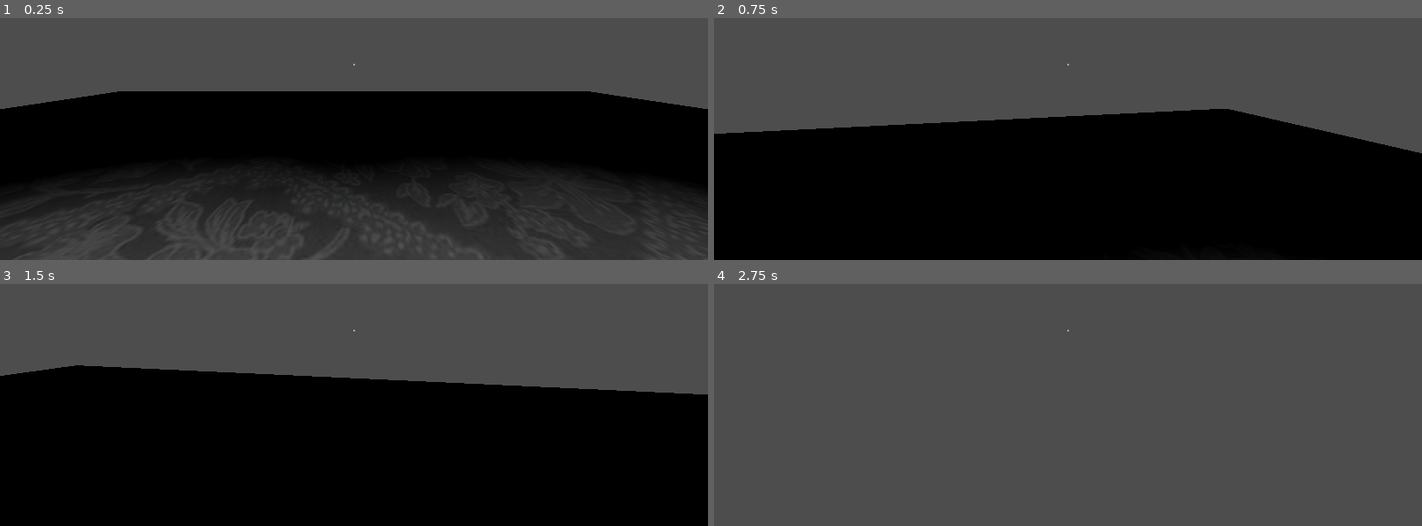
Above: before the commit, frames 1-4 (two rows, left to right).
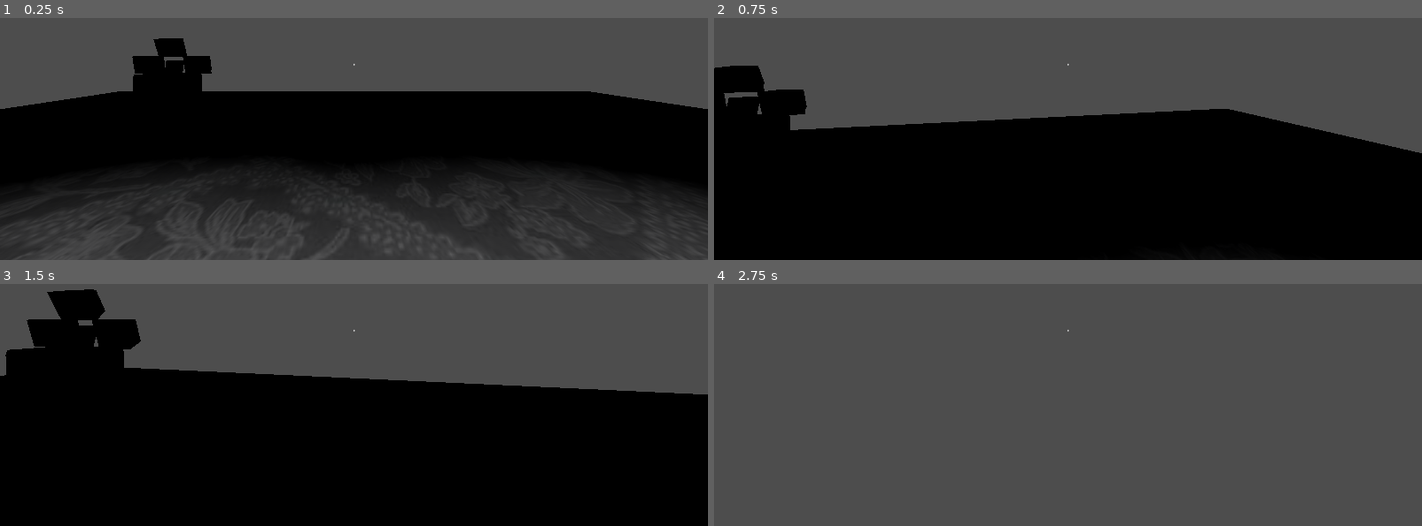
Above: after the commit, the same moments.

Repository: Narvaal/gameJAM
Game: Godot game, scene res://scenes/world.tscn
Two runs of this game, one before a commit and one after it. Both use one fixed random seed, a clock stepped at 60 frames per second and the inputs below. This scene is started directly instead of the project's main scene. The engine's default icon, where the game draws it, is replaced by a stand-in: a white triangle on a blue panel in a dark square.
Inputs (mouse positions are in pixels of both pictures, inside the frame that each line leads up to):
- Up to frame 1 (0.25 s): no input
- Up to frame 2 (0.75 s): tap Enter (ui_accept) at 0.5 s; move the mouse to (1103, 59) at 0.52 s; hold Up (ui_up) from 0.53 s (still down); tap E (interact) at 0.6 s
- Up to frame 3 (1.5 s): keep holding Up (ui_up); tap Enter (ui_accept) at 0.77 s; move the mouse to (318, 329) at 1.27 s; tap E (interact) at 1.35 s
- Up to frame 4 (2.75 s): keep holding Up (ui_up); tap Enter (ui_accept) at 1.52 s; move the mouse to (1082, 320) at 2.02 s; tap E (interact) at 2.1 s

The runs differ from the first frame. In frame 1, 1.8% of the frame differs, in the area x 18-30%, y 8-31%; in frame 2, 2.6%; in frame 3, 3.9%, in the area x 0-20%, y 2-38%; in frame 4, nothing differs.

Commit message:
computer

Diff:
--- a/scenes/world.tscn
+++ b/scenes/world.tscn
@@ -7,6 +7,7 @@
 [ext_resource type="Script" path="res://Scripts/computer.gd" id="4_7d8u7"]
 [ext_resource type="Texture2D" uid="uid://c0y3e6obnx6kb" path="res://Blender-Models/newpc/newpc_Image_0.jpg" id="5_xdm5s"]
 [ext_resource type="Texture2D" uid="uid://dpt00v7cnnaqg" path="res://Blender-Models/newpc/newpc_Captura de tela 2023-12-07 202901.png" id="6_k6ntv"]
+[ext_resource type="PackedScene" uid="uid://dxqlgx1b1syv2" path="res://Blender-Models/BAKED/COMPUTER/computer.glb" id="8_k05dl"]
 
 [sub_resource type="StandardMaterial3D" id="StandardMaterial3D_06dja"]
 albedo_texture = ExtResource("1_gvamq")
@@ -265,3 +266,6 @@
 
 [node name="OmniLight3D" type="OmniLight3D" parent="OmniLight3D"]
 transform = Transform3D(1, 0, 0, 0, 1, 0, 0, 0, 1, 3.28295, 0.00644112, 0)
+
+[node name="computer" parent="." instance=ExtResource("8_k05dl")]
+transform = Transform3D(1, 0, 0, 0, 1, 0, 0, 0, 1, -7, 0, -3)
Binary file added: Blender-Models/BAKED/COMPUTER/computer.glb
Not shown, added: Blender-Models/BAKED/COMPUTER/computer.glb.import
Binary file added: Blender-Models/BAKED/COMPUTER/computer_Image_0.jpg
Not shown, added: Blender-Models/BAKED/COMPUTER/computer_Image_0.jpg.import
Binary file added: Blender-Models/BAKED/COMPUTER/computer_computer_Image_4.jpg
Not shown, added: Blender-Models/BAKED/COMPUTER/computer_computer_Image_4.jpg.import
Binary file added: Blender-Models/BAKED/COMPUTER/computer_computer_Image_6.jpg
Not shown, added: Blender-Models/BAKED/COMPUTER/computer_computer_Image_6.jpg.import
Not shown: 1 places in scenes/world.tscn that only renumber resources
